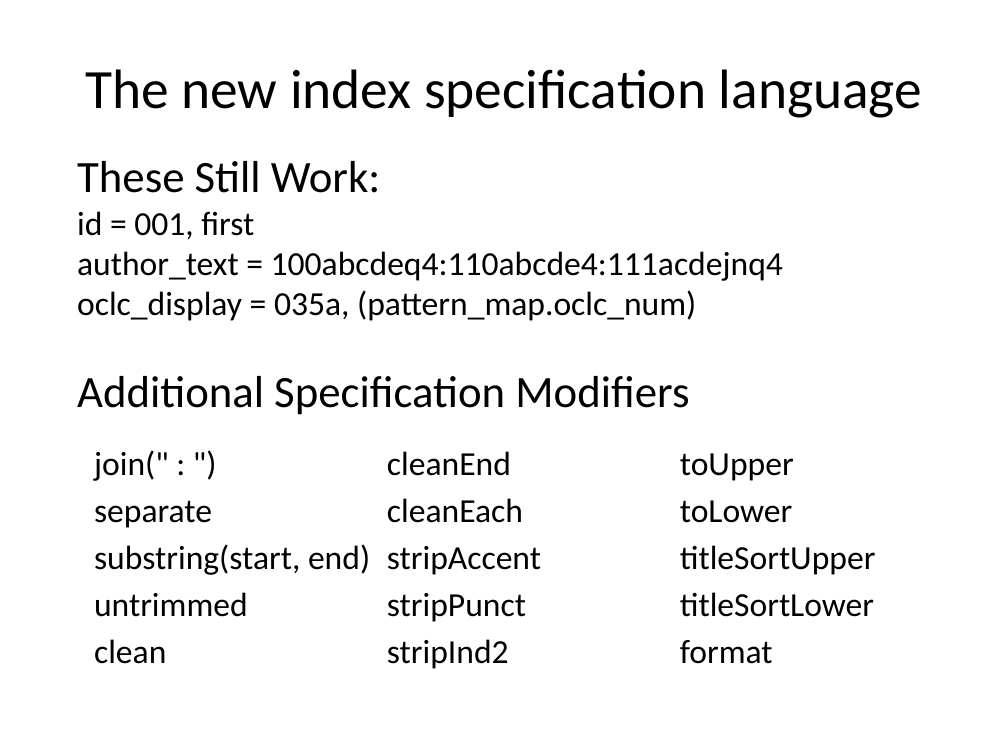
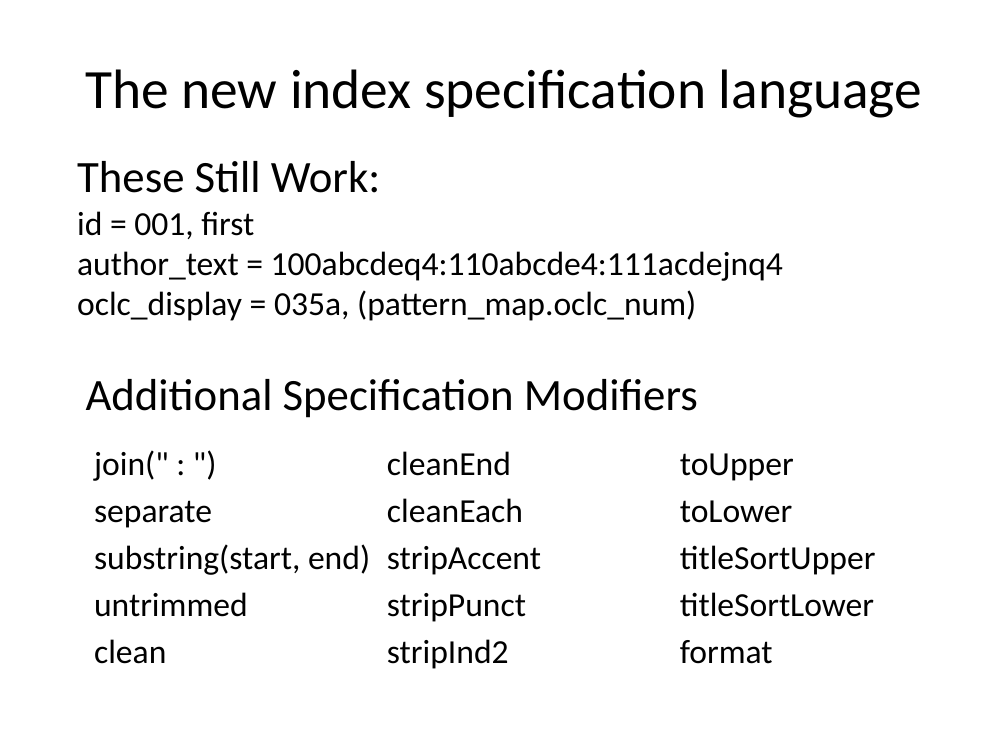
Before and after one commit to solrmarc/solrmarc, a slide deck: slide 7 of New Release of SolrMarc.pptx (slide 6 before the commit). Drawn at 1008x756 pixels with LibreOffice and Linux fonts; fonts in the diff are those of the drawing. Boxes give left, top, right and bottom in pixels: in the first picture for what was removed or moved away, otherwise in the second. Text is boxed around its words. In the diff, an @@ line names an element or a change of style, - is before the commit and + after.

```diff
--- a/New Release of SolrMarc.pptx
+++ b/New Release of SolrMarc.pptx
@@ text at bbox=[77, 376, 689, 415]: paragraph removed @@
-Additional Specification Modifiers
@@ text added at bbox=[86, 379, 698, 418], 32 pt, text #000000 @@
+Additional Specification Modifiers
```
Also in this commit, not shown: 11 other slides changed, 4 slides added.
